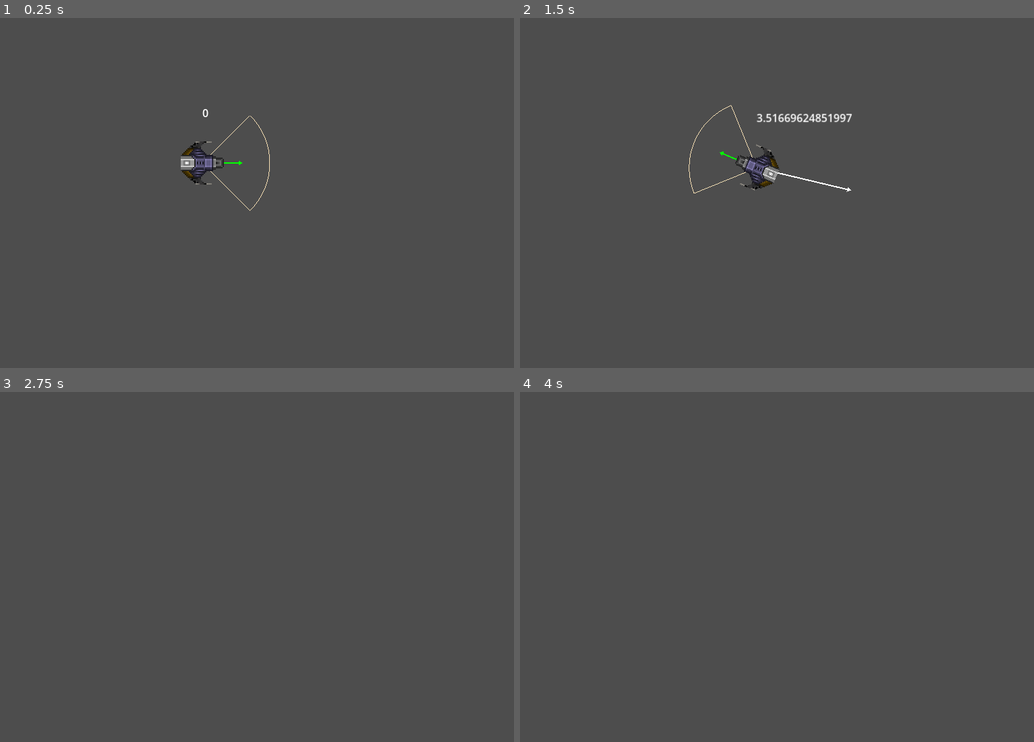
Above: before the commit, frames 1-4 (two rows, left to right).
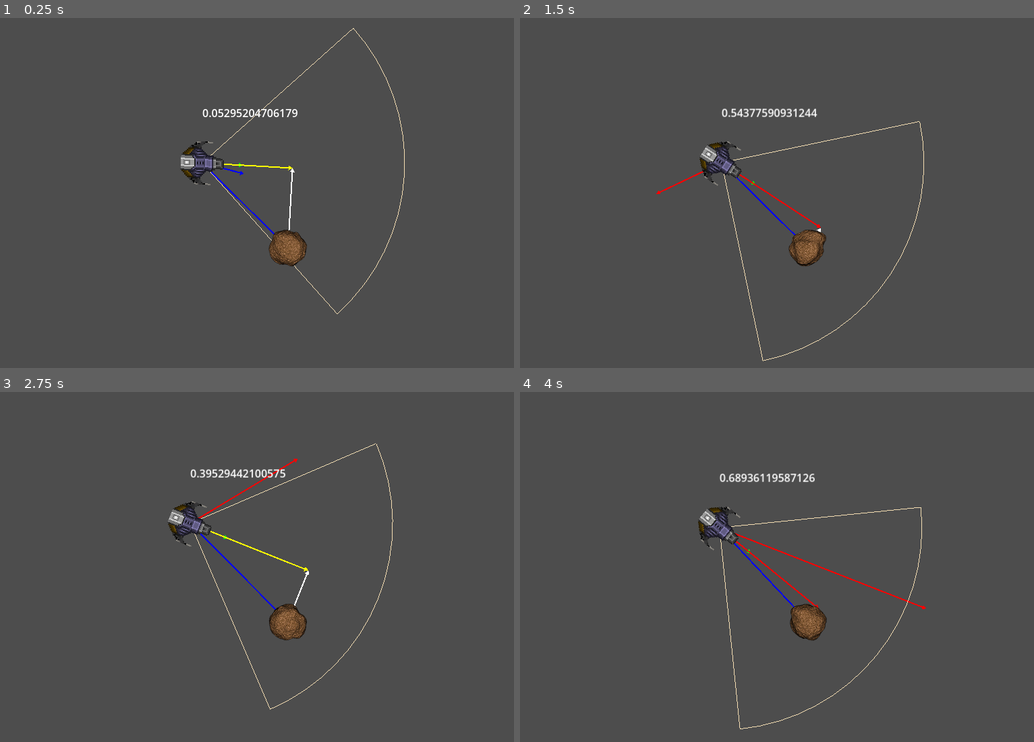
Above: after the commit, the same moments.

Repository: JohnMeadow1/GodotGeometryElements
Game: Godot game, scene res://main.tscn
Same seed, same stepped clock (60 frames per second), same inputs: the game is played once before the commit and once after it.
Inputs (mouse positions are in pixels of both pictures, inside the frame that each line leads up to):
- Up to frame 1 (0.25 s): no input
- Up to frame 2 (1.5 s): move the mouse to (884, 154) at 0.52 s; hold D (RIGHT) 0.53-1.28 s; move the mouse to (658, 193) at 1.27 s; hold S (DOWN) from 1.28 s (still down)
- Up to frame 3 (2.75 s): move the mouse to (298, 458) at 2.02 s; release S (DOWN) at 2.03 s; hold D (RIGHT) from 2.03 s (still down)
- Up to frame 4 (4 s): move the mouse to (735, 630) at 2.77 s; release D (RIGHT) at 2.78 s; hold W (UP) 2.78-3.53 s; move the mouse to (926, 609) at 3.52 s; hold A (LEFT) from 3.53 s (still down)

The runs differ from the first frame. In frame 1, 1.4% of the frame differs, in the area x 35-79%, y 2-85%; in frame 2, 2.6%, in the area x 26-79%, y 24-99%; in frame 3, 1.9%; in frame 4, 1.9%.

Commit message:
updated

Diff:
--- a/godot_4/03_steering/main.tscn
+++ b/godot_4/03_steering/main.tscn
@@ -1,9 +1,60 @@
-[gd_scene load_steps=2 format=3 uid="uid://bqsbc30lactt5"]
+[gd_scene load_steps=6 format=3 uid="uid://bqsbc30lactt5"]
 
 [ext_resource type="PackedScene" uid="uid://bc333b8xb3r47" path="res://nodes/spaceship.tscn" id="1_pyx5i"]
+[ext_resource type="Texture2D" uid="uid://6dweb0segtvk" path="res://sprites/asteroid.png" id="2_uwi10"]
+
+[sub_resource type="Animation" id="Animation_ifn0g"]
+resource_name = "idle"
+length = 4.0
+loop_mode = 1
+tracks/0/type = "value"
+tracks/0/imported = false
+tracks/0/enabled = true
+tracks/0/path = NodePath(".:frame")
+tracks/0/interp = 1
+tracks/0/loop_wrap = true
+tracks/0/keys = {
+"times": PackedFloat32Array(0, 4),
+"transitions": PackedFloat32Array(1, 1),
+"update": 0,
+"values": [0, 63]
+}
+
+[sub_resource type="Animation" id="Animation_1q6au"]
+length = 0.001
+tracks/0/type = "value"
+tracks/0/imported = false
+tracks/0/enabled = true
+tracks/0/path = NodePath(".:frame")
+tracks/0/interp = 1
+tracks/0/loop_wrap = true
+tracks/0/keys = {
+"times": PackedFloat32Array(0),
+"transitions": PackedFloat32Array(1),
+"update": 1,
+"values": [0]
+}
+
+[sub_resource type="AnimationLibrary" id="AnimationLibrary_gjrub"]
+_data = {
+"RESET": SubResource("Animation_1q6au"),
+"idle": SubResource("Animation_ifn0g")
+}
 
 [node name="Main" type="Node2D"]
 metadata/_edit_lock_ = true
 
 [node name="Spaceship" parent="." instance=ExtResource("1_pyx5i")]
 position = Vector2(338, 284)
+
+[node name="Asteroid" type="Sprite2D" parent="."]
+position = Vector2(465, 410)
+texture = ExtResource("2_uwi10")
+hframes = 8
+vframes = 8
+
+[node name="AnimationPlayer" type="AnimationPlayer" parent="Asteroid"]
+autoplay = "idle"
+libraries = {
+"": SubResource("AnimationLibrary_gjrub")
+}
--- a/godot_4/03_steering/nodes/spaceship.gd
+++ b/godot_4/03_steering/nodes/spaceship.gd
@@ -1,6 +1,6 @@
 extends Node2D
 
-const ACCELERATION := 50.0
+const ACCELERATION := 1.0
 const ANGULAR_ACCELERATION := 0.5
 var speed := 0.0
 var velocity := Vector2()
@@ -11,32 +11,47 @@
 var orientation := 0.0
 var heading := Vector2(1,0)
 var vector_to_mouse :Vector2
-var fov_radius := 100
+var fov_radius := 300
 var fov_angle := deg_to_rad(90)
 var in_field_of_view := false
 @onready var sprite_2d = $Sprite2D as Sprite2D
+@onready var asteroid = $"../Asteroid"
 
-var is_mouse_control := false
+var is_mouse_control := true
+var vector_to_asteroid :=Vector2()
+var projection := Vector2()
+
 
 func _process(delta):
 	process_input()
 	$Label.text = str(orientation)
 
+	vector_to_mouse = get_global_mouse_position() - position
 	if is_mouse_control:
-		vector_to_mouse = get_global_mouse_position() - position
 		var dot = heading.dot(vector_to_mouse.normalized())
 		var cross = heading.cross(vector_to_mouse.normalized())
-		var angle_to_mouse = atan2(cross, dot) * 10.0
+		var angle_to_mouse = atan2(cross, dot)
 		orientation += angle_to_mouse * delta
+
+		in_field_of_view = false
+		if vector_to_mouse.length() < fov_radius:
+			if abs(angle_to_mouse) < fov_angle * 0.5:
+				in_field_of_view = true
+
 	else:
 		angular_velocity += angular_thrust * delta
 		orientation += angular_velocity
 		angular_velocity *= 0.9
 
+	vector_to_asteroid = asteroid.position - position
 	heading = Vector2(cos(orientation), sin(orientation))
+	var W = vector_to_asteroid
+	var V = heading
+#	projection = W.dot(V) / V.length_squared() * V
+	projection = W.project(V)
 
 	velocity += heading * thrust * delta
-	velocity *= 0.95
+	velocity -= velocity * delta
 	position += velocity
 	sprite_2d.rotation = orientation
 	queue_redraw()
@@ -56,6 +71,16 @@
 func _draw():
 	draw_vector(Vector2(0,0), velocity*20, Color.WHITE, 2)
 	draw_vector(Vector2(0,0), heading*60, Color.GREEN, 2)
+	draw_vector(Vector2(0,0), vector_to_asteroid, Color.BLUE, 2)
+
+	var distance = projection - vector_to_asteroid
+	if distance.length() < 60:
+		draw_vector(Vector2(0,0), projection, Color.RED, 2)
+	else:
+		draw_vector(Vector2(0,0), projection, Color.YELLOW, 2)
+
+	draw_vector(vector_to_asteroid, distance, Color.WHITE, 2)
+
 	if in_field_of_view:
 		draw_vector(Vector2(0,0), vector_to_mouse, Color.BLUE, 2)
 	else:
